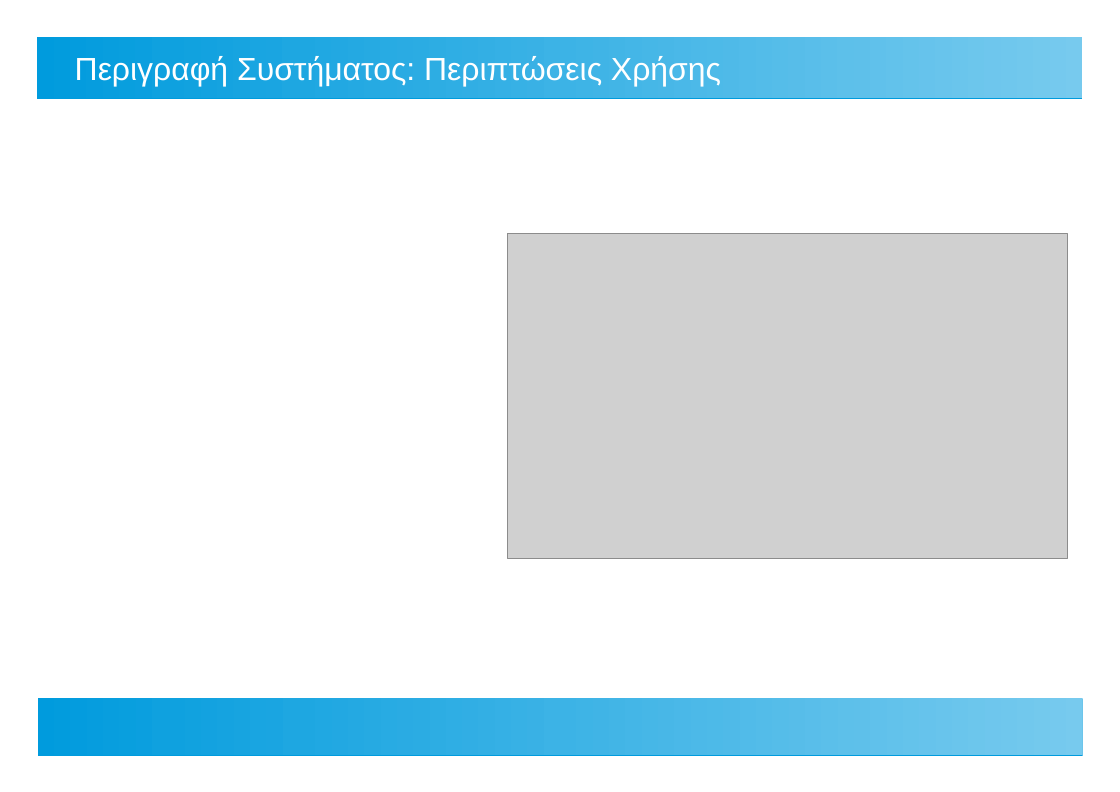
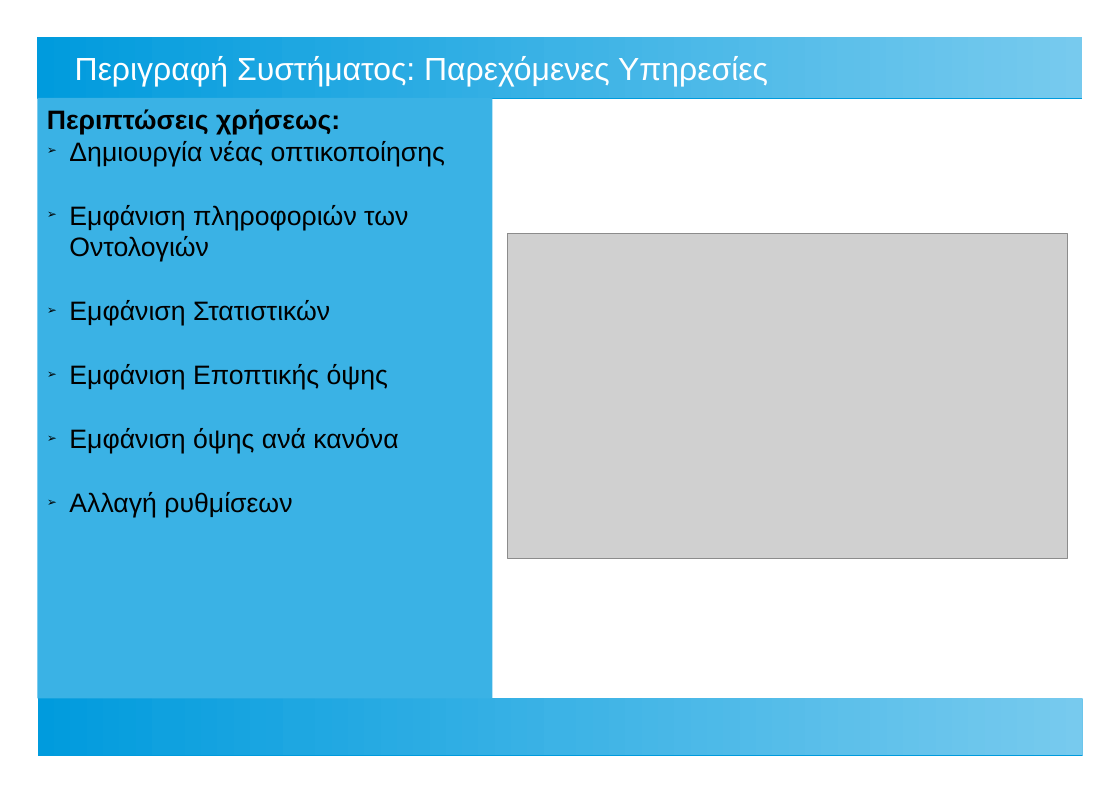
Before and after one commit to ThanosApostolou/omv, a slide deck: slide 4 of docs/thesis presentation.odp. Drawn at 1120x792 pixels with LibreOffice and Linux fonts; fonts in the diff are those of the drawing; grey boxes stand for pictures. Boxes give left, top, right and bottom in pixels: in the first picture for what was removed or moved away, otherwise in the second. Text is boxed around its words. In the diff, an @@ line names an element or a change of style, - is before the commit and + after.

```diff
--- a/docs/thesis presentation.odp
+++ b/docs/thesis presentation.odp
@@ title at bbox=[75, 56, 768, 87]: text changed @@
-Περιγραφή Συστήματος: Περιπτώσεις Χρήσης
+Περιγραφή Συστήματος: Παρεχόμενες Υπηρεσίες
@@ rectangle added at bbox=[37, 98, 492, 698], fill #3AB2E5, 20 pt, text #000000 @@
+Περιπτώσεις χρήσεως:
+➢ Δημιουργία νέας οπτικοποίησης
+➢ Εμφάνιση πληροφοριών των Οντολογιών
+➢ Εμφάνιση Στατιστικών
+➢ Εμφάνιση Εποπτικής όψης
+➢ Εμφάνιση όψης ανά κανόνα
+➢ Αλλαγή ρυθμίσεων
```
Also in this commit, not shown: 4 other slides changed, 1 slide added, 1 slide removed, 1 other file.
